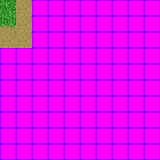
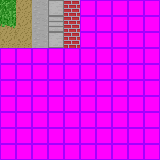
Comparing the layer stacks of the two 160px x 160px images. Changes:
added layer "Layer #1" above "Layer" over [32, 0, 80, 48]
